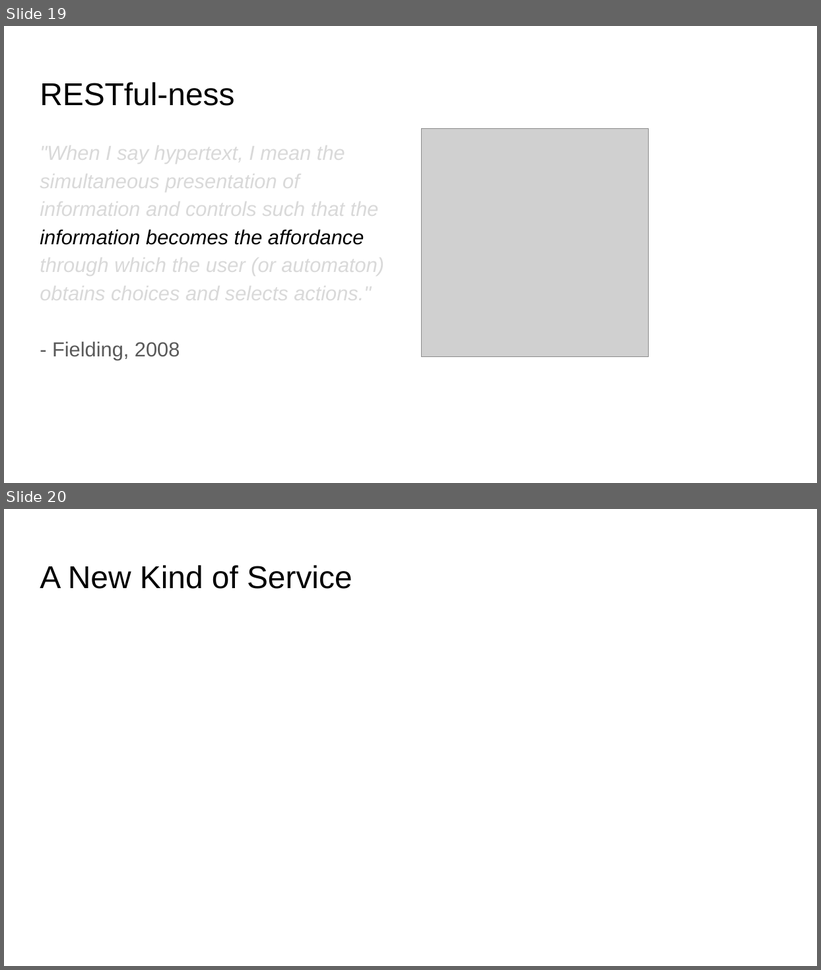
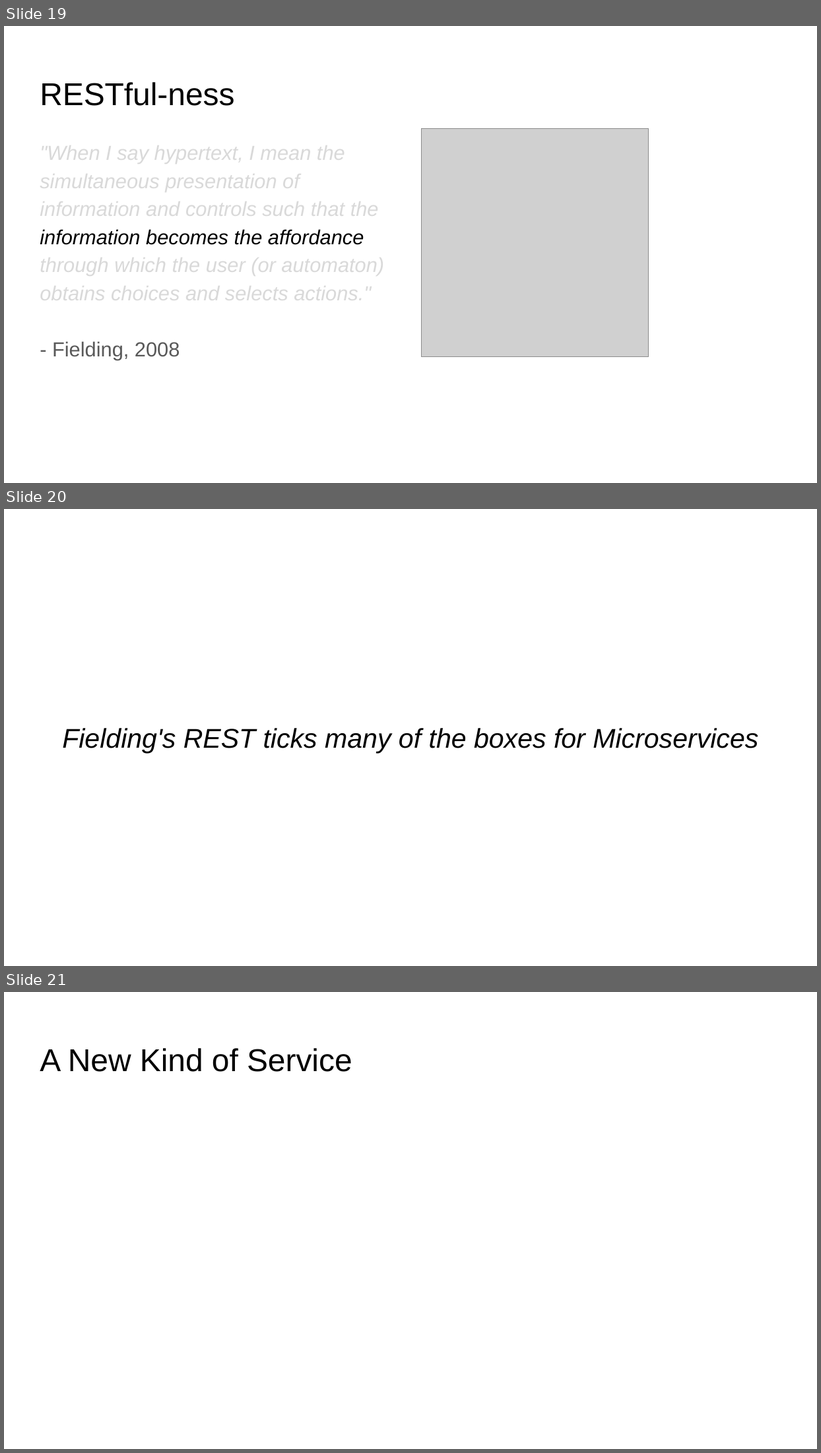
Before and after one commit to mamund/2018-02-sacon-workshop, a slide deck: slides/RESTful Microservices from the Ground Up.pptx. Shown one above the other, each under a label of ours: slides 19 and 20 before the commit, slides 19, 20 and 21 after it. The pictures are 821x970 and 821x1453 pixels, drawn with LibreOffice and Linux fonts; fonts in the diff are those of the drawing; grey boxes stand for pictures; background and template pictures are left out. Boxes give left, top, right and bottom in pixels: in the first picture for what was removed or moved away, otherwise in the second. Text is boxed around its words. In the diff, an @@ line names an element or a change of style, - is before the commit and + after.

```diff
--- a/slides/RESTful Microservices from the Ground Up.pptx
+++ b/slides/RESTful Microservices from the Ground Up.pptx
@@ slide 20 added at bbox=[4, 509, 817, 966], background #FFFFFF @@
@@ title added at bbox=[62, 728, 758, 754], 24 pt, text #000000, italic @@
+Fielding's REST ticks many of the boxes for Microservices
@@ what was slide 20 is now slide 21 @@
```
Also in this commit, not shown: 2 slides changed, 3 other slides added, 1 slide removed, 1 other file.
